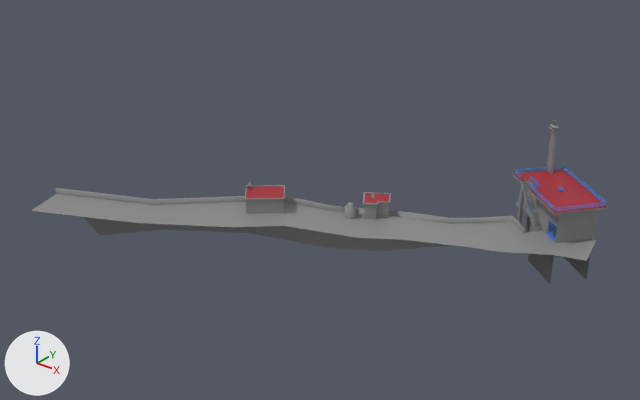
Before and after pictures for a commit that changed the glTF model Cont_Models/Sector6/Msh_Sect06_Sitio.glb.
One viewpoint serves both versions: a 50 mm camera at (51.6, -92.6, 127.4) aimed at (-55.4, 41.2, 44.5). Every picture has the same lights, and +X, +Y and +Z are marked at lower left. Vertices at the same position are counted once.

The older version as bpy lines, for what is in view:
```python
me_plane_002 = bpy.data.meshes.new('Plane.002')
me_plane_002.from_pydata(...)  # 2879 vertices, 4169 faces; spans x -59.4..43.2, y -53.9..33.4, z -11.6..19.3
# faces by material slot: [2156, 318, 1439, 12, 25, 97, 122]
me_plane_002.materials.append(mat_metal_azul)  # blue #5ba4f5
me_plane_002.materials.append(mat_material)  # grey #8d8d8d
me_plane_002.materials.append(mat_paredes_blancas)  # grey #8d8d8d
me_plane_002.materials.append(mat_techo_rojo)  # red #a32633
me_plane_002.materials.append(mat_asfalto)  # grey #8d8d8d
me_plane_002.materials.append(mat_brick_1)  # grey #8d8d8d
me_plane_002.materials.append(mat_vidrios)  # grey #6f6f6f
ob_msh_sitio = bpy.data.objects.new('Msh_Sitio', me_plane_002)
ob_msh_sitio.location = (-46.9, 51.6, 39.0)
```
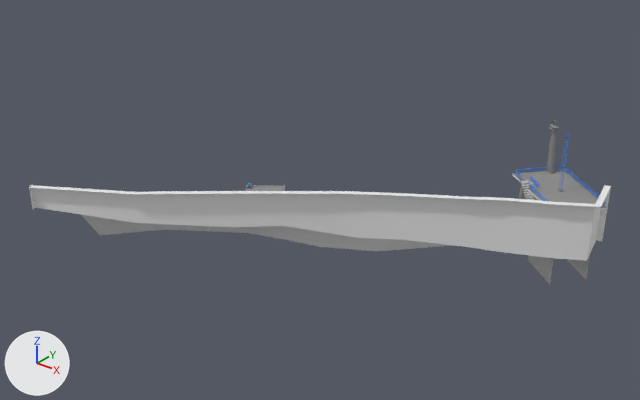
Commit message: Update Sitio + Msh_Grid

Changed parts and their boxes (x1, y1, x2, y2) in the pictures (640 x 400 px):
'Msh_Sitio', reshaped
    before: (31, 120, 608, 284)
    after: (29, 120, 611, 284)
part 1 of me_plane_002, built on
    before: (31, 186, 596, 261)
    after: (29, 136, 611, 261)
part 2 of me_plane_002, recoloured
    both: (515, 166, 605, 206)
part 3 of me_plane_002, recoloured
    both: (84, 217, 454, 251)
part 4 of me_plane_002, recoloured (black to grey)
    both: (513, 174, 608, 284)
part 5 of me_plane_002, recoloured
    before: (248, 182, 386, 219)
    after: (248, 182, 252, 186)
part 6 of me_plane_002, recoloured (red to grey)
    both: (513, 169, 605, 208)
part 7 of me_plane_002, recoloured
    before: (523, 183, 597, 243)
    after: (524, 183, 536, 200)

Diff of the bpy script that builds the scene:
```diff
--- a/Cont_Models/Sector6/Msh_Sect06_Sitio.glb.py
+++ b/Cont_Models/Sector6/Msh_Sect06_Sitio.glb.py
@@ mat_mat_sitio_herreria @@
+mat_mat_sitio_herreria = bpy.data.materials.new('Mat_Sitio_Herreria')
+# nodes: BsdfPrincipled, Mix, OutputMaterial, VertexColor
+# colours: blue #5ba4f5
@@ mat_mat_sitio_asfalto @@
+mat_mat_sitio_asfalto = bpy.data.materials.new('Mat_Sitio_Asfalto')
+# nodes: BsdfPrincipled, Mix, OutputMaterial, VertexColor
+# colours: grey #8d8d8d
@@ mat_mat_sitio_paredes @@
+mat_mat_sitio_paredes = bpy.data.materials.new('Mat_Sitio_Paredes')
+# nodes: BsdfPrincipled, Mix, OutputMaterial, VertexColor
+# colours: grey #8d8d8d
@@ mat_mat_sitio_vidrios @@
+mat_mat_sitio_vidrios = bpy.data.materials.new('Mat_Sitio_Vidrios')
+# nodes: BsdfPrincipled, Mix, OutputMaterial, VertexColor
+# colours: grey #6f6f6f
@@ mat_mat_sitio_concreto @@
+mat_mat_sitio_concreto = bpy.data.materials.new('Mat_Sitio_Concreto')
+# nodes: BsdfPrincipled, Mix, OutputMaterial, VertexColor
+# colours: white #e7e7e7
@@ mat_mat_sitio_ladrillos @@
+mat_mat_sitio_ladrillos = bpy.data.materials.new('Mat_Sitio_Ladrillos')
+# nodes: BsdfPrincipled, Mix, OutputMaterial, VertexColor
+# colours: grey #8d8d8d
@@ mat_mat_sitio_tinacos @@
+mat_mat_sitio_tinacos = bpy.data.materials.new('Mat_Sitio_Tinacos')
+# nodes: BsdfPrincipled, Mix, OutputMaterial, VertexColor
+# colours: blue #5398db
@@ mat_mat_sitio_piedra @@
+mat_mat_sitio_piedra = bpy.data.materials.new('Mat_Sitio_Piedra')
+# nodes: BsdfPrincipled, Mix, OutputMaterial, VertexColor
+# colours: white #e7e7e7
@@ me_plane_002 @@
 # used by ob_msh_sitio; location = (-46.9, 51.6, 39.0)
-me_plane_002.from_pydata(...)  # 2879 vertices, 4169 faces; spans x -59.4..43.2, y -53.9..33.4, z -11.6..19.3
-me_plane_002.materials.append(mat_asfalto)  # grey #8d8d8d
-me_plane_002.materials.append(mat_vidrios)  # grey #6f6f6f
+me_plane_002.from_pydata(...)  # 4150 vertices, 5711 faces; spans x -59.4..44.6, y -53.5..33.4, z -11.6..20.4
+# me_plane_002 part 1: 22 vertices moved from x -22.8..31.5, y -23.0..27.7, z 0.4..7.5 to x -22.8..31.5, y -23.0..27.7, z 0.4..7.6; 12 vertices removed from x -49.7..36.7, y -53.9..31.2, z -0.7..18.1; 1283 vertices added at x -54.1..44.6, y -53.5..26.3, z -0.7..20.4
+# me_plane_002 part 2: 1483 faces spanning x 1.4..41.7, y 3.5..32.8, z -6.7..8.4 switch from mat_metal_azul (blue #5ba4f5) to mat_mat_sitio_herreria
+# me_plane_002 part 3: 190 faces spanning x -59.4..30.6, y -44.2..25.2, z -11.6..7.0 switch from mat_material (grey #8d8d8d) to mat_mat_sitio_piedra
+# me_plane_002 part 4: 338 faces spanning x 19.0..42.3, y 11.5..33.4, z -10.8..7.3 switch from mat_paredes_blancas (grey #8d8d8d) to mat_mat_sitio_concreto
+# me_plane_002 part 5: 376 faces spanning x -22.0..1.0, y -18.5..0.7, z 1.4..8.7 switch from mat_paredes_blancas (grey #8d8d8d) to mat_mat_sitio_tinacos
+# me_plane_002 part 6: 10 faces spanning x -3.2..42.3, y -5.3..33.4, z 5.2..7.3 switch from mat_techo_rojo (red #a32633) to mat_mat_sitio_paredes
+# me_plane_002 part 7: 43 faces spanning x 21.9..40.3, y 14.1..31.1, z -0.7..6.9 switch from mat_brick_1 (grey #8d8d8d) to mat_mat_sitio_ladrillos
+me_plane_002.materials.append(mat_mat_sitio_asfalto)
+me_plane_002.materials.append(mat_mat_sitio_vidrios)
```
